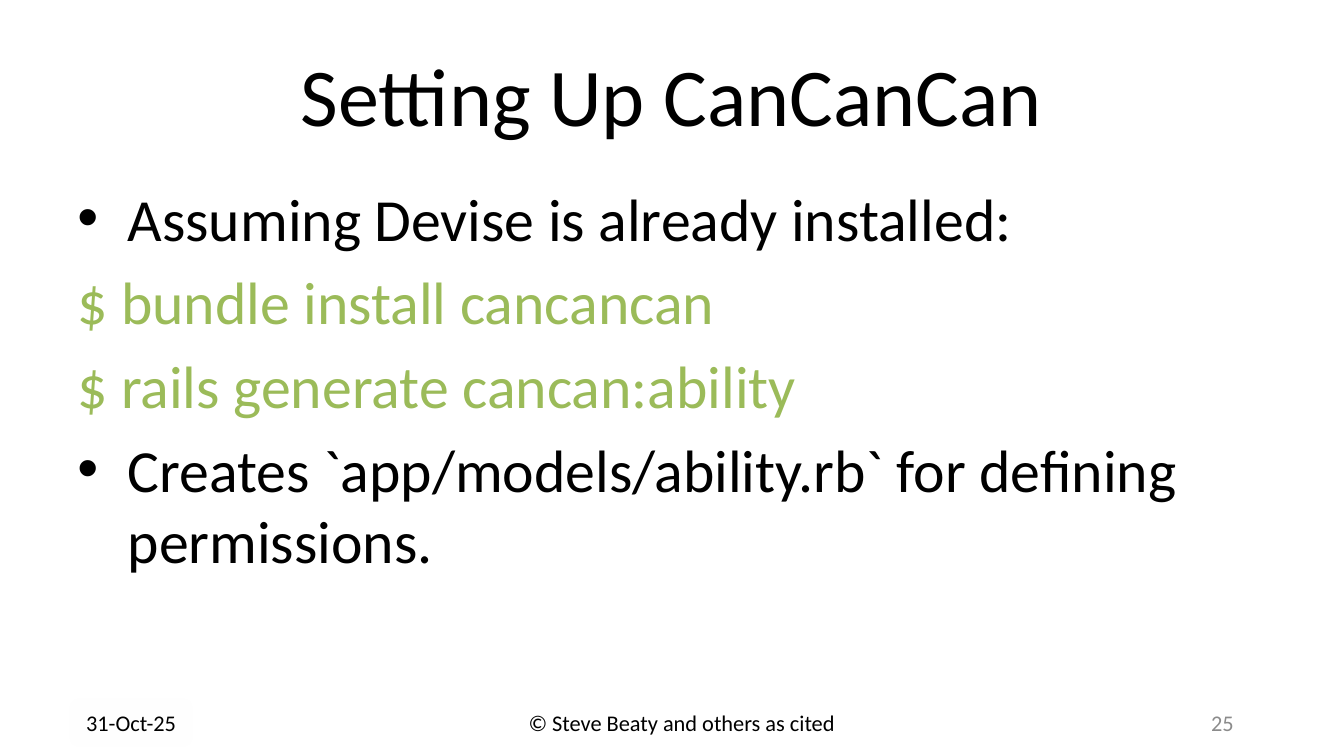
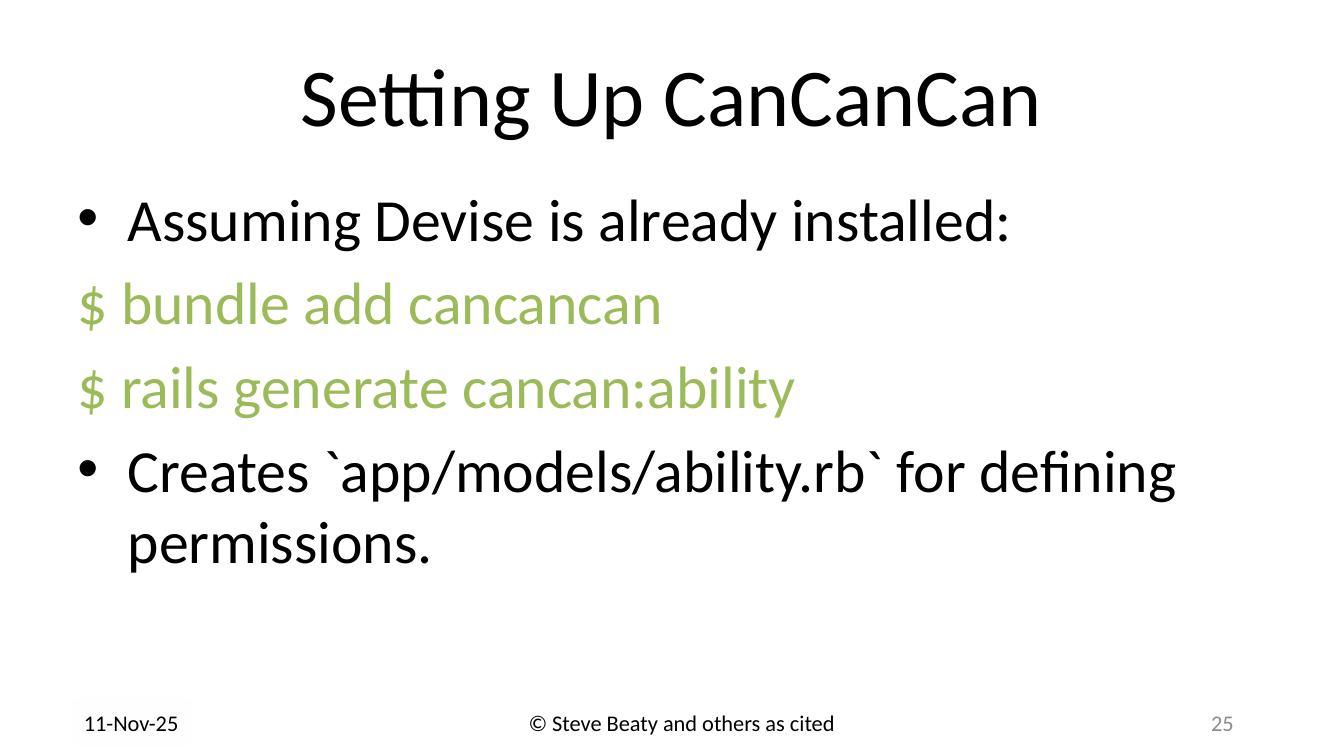
Before and after one commit to drb80/WebAppDev, a slide deck: slide 25 of Slides/Chapter06.pptx. Drawn at 1344x756 pixels with LibreOffice and Linux fonts; fonts in the diff are those of the drawing; background and template pictures are left out. Boxes give left, top, right and bottom in pixels: in the first picture for what was removed or moved away, otherwise in the second. Text is boxed around its words. In the diff, an @@ line names an element or a change of style, - is before the commit and + after.

```diff
--- a/Slides/Chapter06.pptx
+++ b/Slides/Chapter06.pptx
@@ text at box(121, 282, 662, 325): text changed @@
-$ bundle install cancancan
+$ bundle add cancancan
@@ text at box(84, 716, 179, 731): text changed @@
-31-Oct-25
+11-Nov-25
```
Also in this commit, not shown: 50 other slides changed, 41 slides added.
